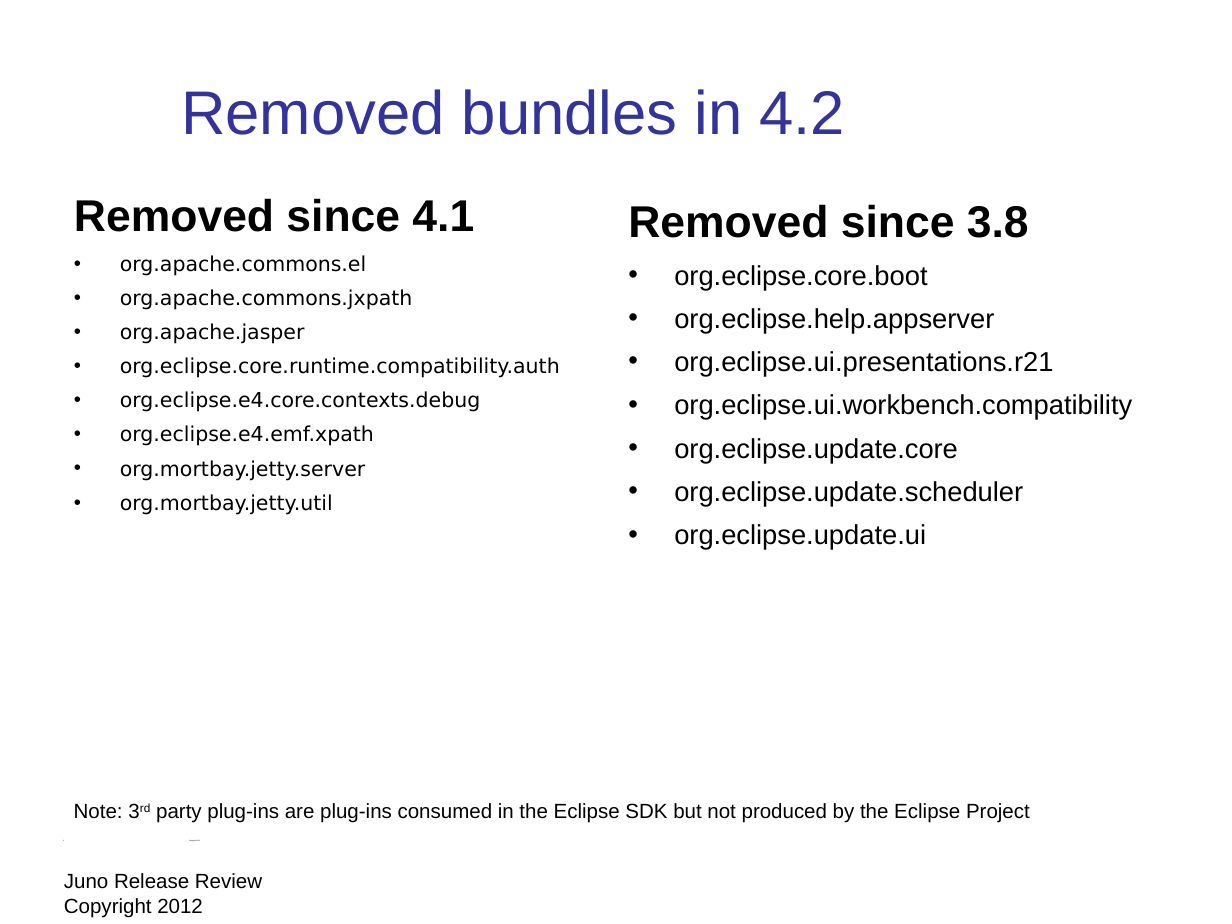
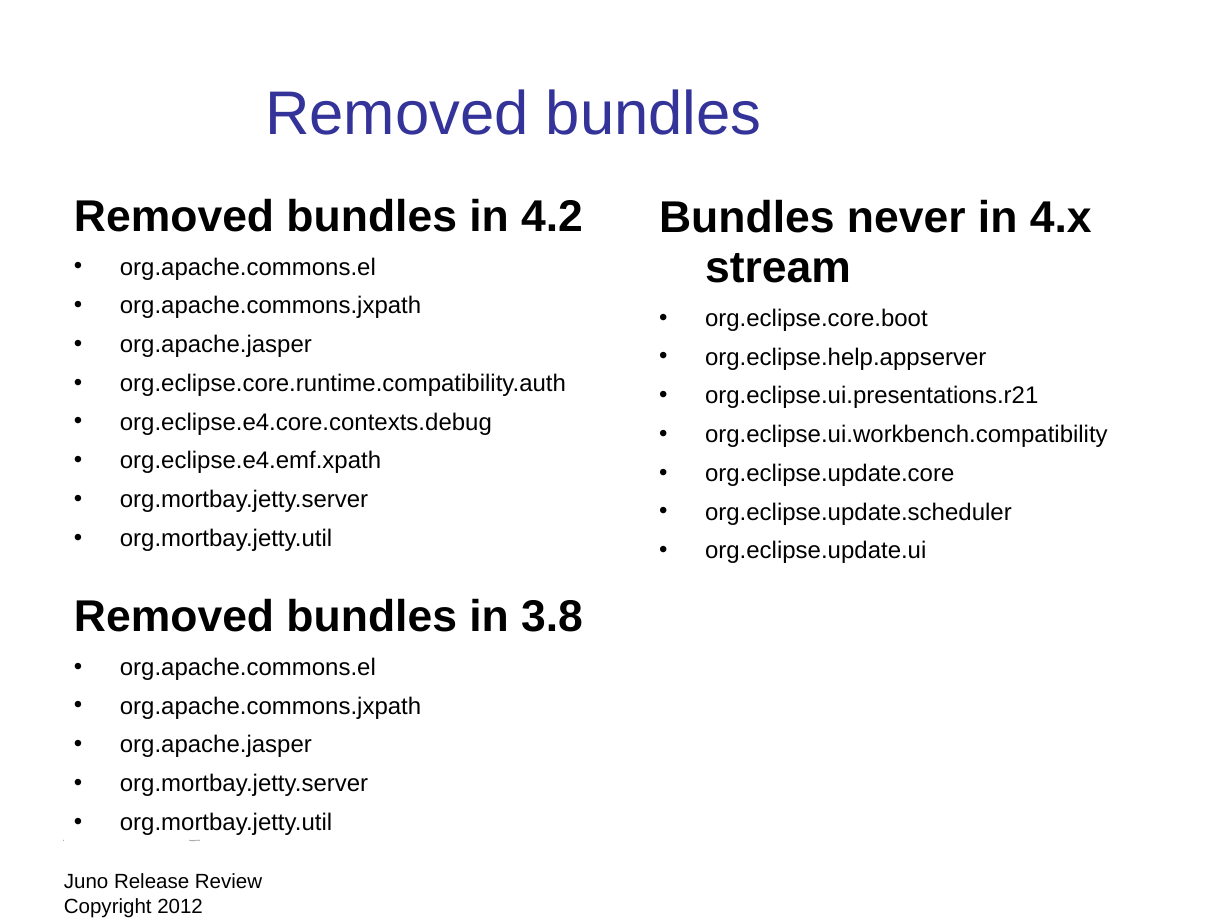
Before and after one commit to eclipse-platform/www.eclipse.org-eclipse-news, a slide deck: slide 9 of presentation/Juno-release-review/eclipse-juno-release-review.odp. Drawn at 1232x924 pixels with LibreOffice and Linux fonts; fonts in the diff are those of the drawing; background and template pictures are left out. Boxes give left, top, right and bottom in pixels: in the first picture for what was removed or moved away, otherwise in the second. Text is boxed around its words. In the diff, an @@ line names an element or a change of style, - is before the commit and + after.

```diff
--- a/presentation/Juno-release-review/eclipse-juno-release-review.odp
+++ b/presentation/Juno-release-review/eclipse-juno-release-review.odp
@@ title at [265,89,762,135]: text changed @@
-Removed bundles in 4.2
+Removed bundles
@@ text at [74,198,583,232]: text changed @@
-Removed since 4.1
+Removed bundles in 4.2
@@ text "Bundles never in 4.x stream": place and size @@
-text "Bundles never in 4.x stream" at [628,204,1132,550]
+text "Bundles never in 4.x stream" at [659,199,1108,563]
@@ text at [659,199,1092,283]: text changed @@
-Removed since 3.8
+Bundles never in 4.x stream
@@ text at [120,257,566,551]: size 12 to 14 pt, font DejaVu Sans to Arial @@
@@ text at [705,308,1108,563]: size 16 to 14 pt in "org.eclipse.core.boot", "org.eclipse.help.appserver", "org.eclipse.ui.presentations.r21", "org.eclipse.ui.workbench.compatibility" and 3 more places @@
@@ text added at [74,598,583,835], 14 pt, text #000000 @@
+Removed bundles in 3.8
+• org.apache.commons.el
+• org.apache.commons.jxpath
+• org.apache.jasper
+• org.mortbay.jetty.server
+• org.mortbay.jetty.util
@@ text removed at [74,803,1030,823] @@
-Note: 3rd party plug-ins are plug-ins consumed in the Eclipse SDK but not produced by the Eclipse Project
```
Also in this commit, not shown: 20 other slides changed, 1 other file.
